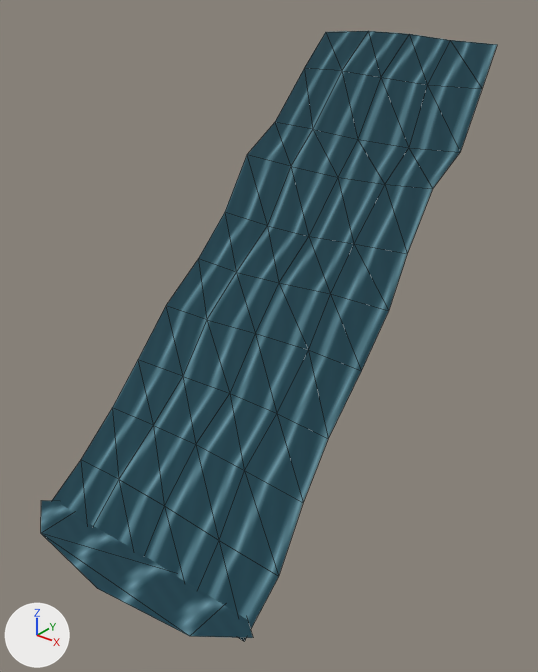
The glTF model app/src/main/assets/3d/field/v125/cascade-wide-lod1.glb, before and after one commit.
Camera for both pictures: a camera (50 mm lens) standing at (0.976, -1.768, 1.138) and looking at (0.031, -0.587, 0.405). Lighting does not change. The marker at lower left points along +X, +Y and +Z. The picture after the commit comes second. Mesh edges are drawn as thin lines. Vertices at exactly the same position are counted once.
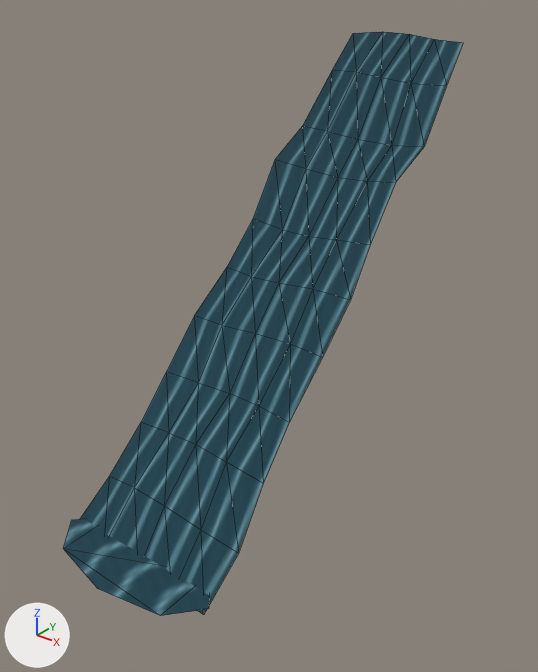
Changed parts and their boxes (x1, y1, x2, y2) in the pictures (538 x 672 px; the box of a moved part takes in the faces that stretch with it):
```json
{"object": "Mesh_0", "change": "reshaped", "before": [41, 31, 497, 641], "after": [63, 32, 463, 616], "on screen": "12% narrower"}
{"part": 1, "of": "me_mesh_0", "change": "moved or reshaped", "before": [41, 500, 253, 638], "after": [63, 519, 209, 616]}
{"part": 2, "of": "me_mesh_0", "change": "moved or reshaped", "before": [52, 31, 497, 641], "after": [80, 32, 463, 615]}
```

The change, as JSON lines over the scene's bpy script:
```json
{"block": "me_mesh_0", "where": "# used by ob_mesh_0; location = (0.0, 0.0, 0.0)"}
{"op": "remove", "block": "me_mesh_0", "code": "me_mesh_0.from_pydata(...)  # 63 vertices, 86 faces; spans x -0.323..0.323, y -1.1..0.0, z 0.0..1.008"}
{"op": "add", "block": "me_mesh_0", "code": "me_mesh_0.from_pydata(...)  # 63 vertices, 86 faces; spans x -0.211..0.211, y -1.1..0.0, z 0.0..1.008"}
{"block": "me_mesh_0", "change": "me_mesh_0 part 1: the loose piece of 8 vertices spanning x -0.323..0.323, y -1.1..-0.9, z 0.025 is scaled about its middle by (0.653, 1, 1)"}
{"block": "me_mesh_0", "change": "me_mesh_0 part 2: 44 of 63 vertices moved; they spanned x -0.311..0.306, y -1.0..0.0, z 0.0..1.008 and now span x -0.206..0.203, y -1.0..0.0, z 0.0..1.008; mean shift (0.0, 0.0, 0.0); largest move (-0.311, -1.0, 0.005) -> (-0.206, -1.0, 0.005)"}
```
